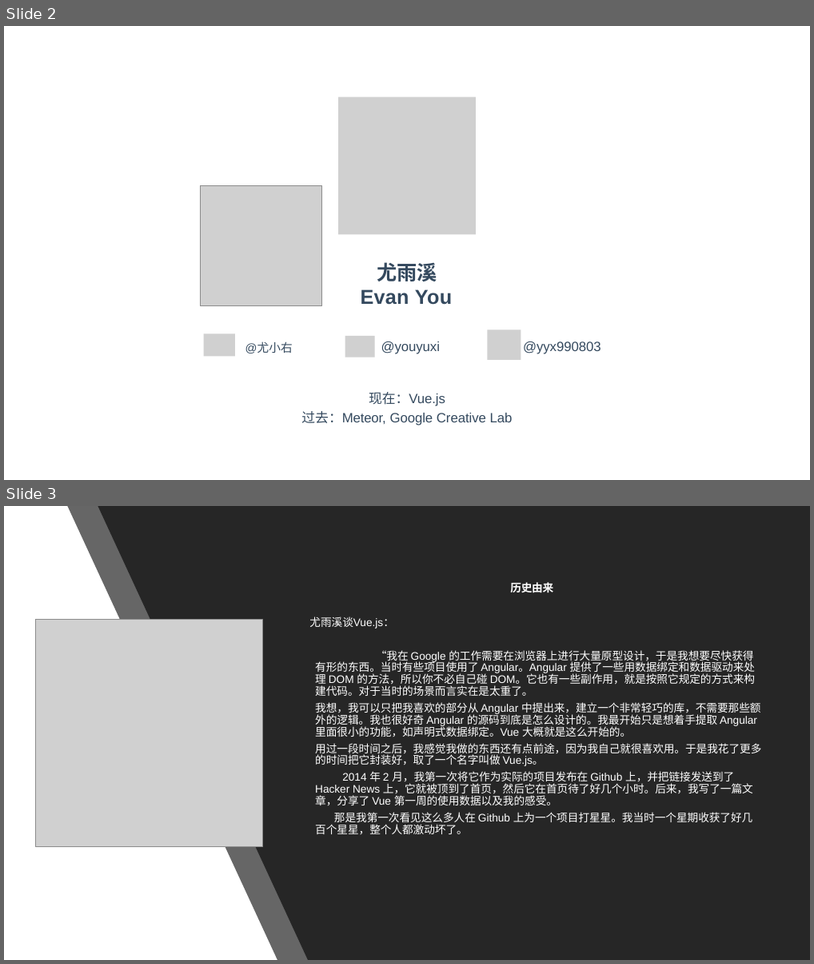
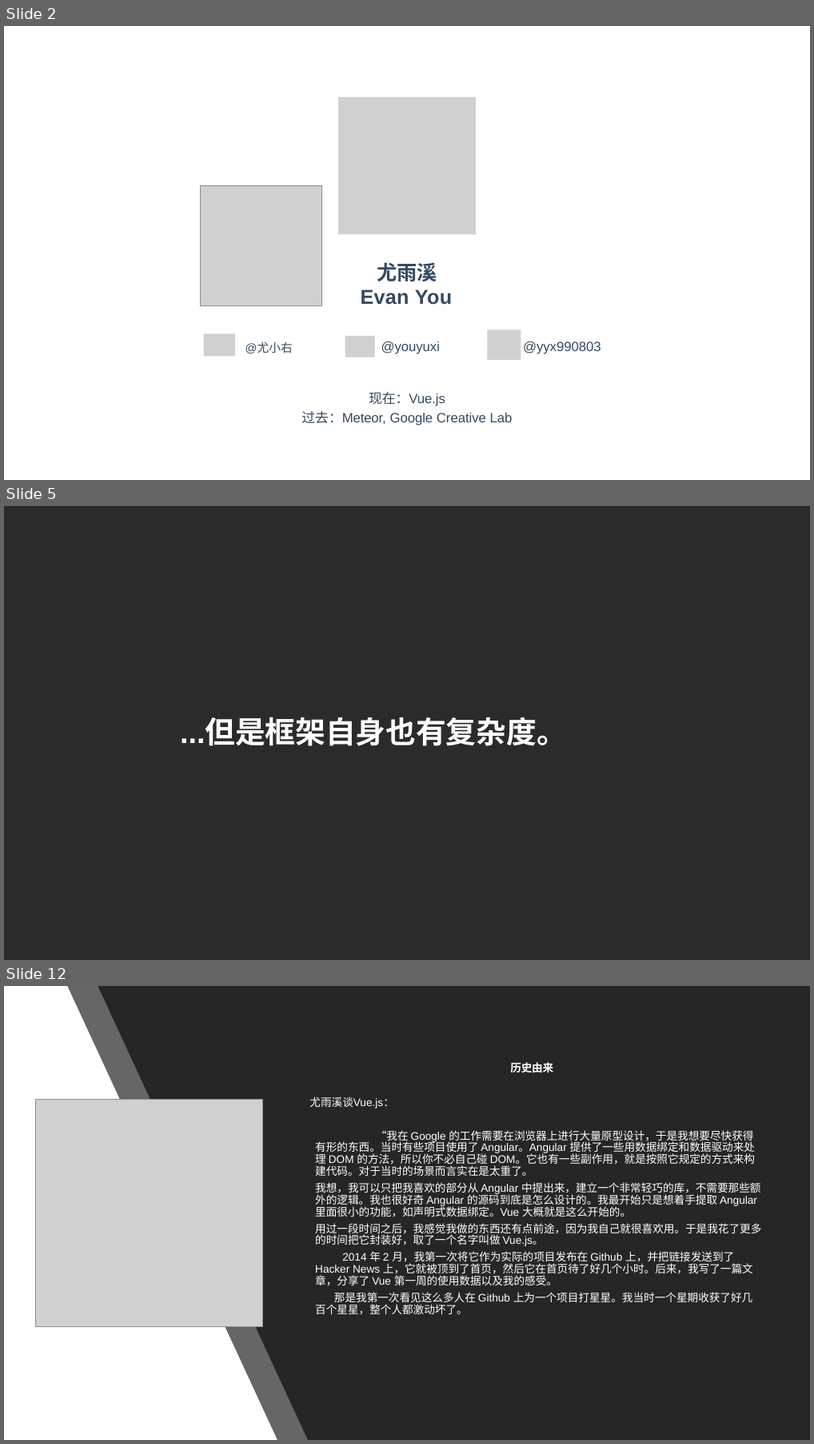
Before and after one commit to RamirezET/vue-sharing, a slide deck: Vue 2.pptx. Shown one above the other, each under a label of ours: slides 2 and 3 before the commit, slides 2, 5 and 12 after it; the slides between them are not shown. The pictures are 814x964 and 814x1444 pixels, drawn with LibreOffice and Linux fonts; fonts in the diff are those of the drawing; grey boxes stand for pictures; background and template pictures are left out; a plain dark background stands for a picture behind light text. Boxes give left, top, right and bottom in pixels: in the first picture for what was removed or moved away, otherwise in the second. Text is boxed around its words. In the diff, an @@ line names an element or a change of style, - is before the commit and + after.

```diff
--- a/Vue 2.pptx
+++ b/Vue 2.pptx
@@ slide 5 added at bbox=[4, 506, 810, 960], background picture (left out) @@
@@ title added at bbox=[180, 720, 567, 746], 36 pt, text #FFFFFF, bold @@
+...但是框架自身也有复杂度。
@@ what was slide 3 is now slide 12 @@
```
Also in this commit, not shown: 8 other slides added.
